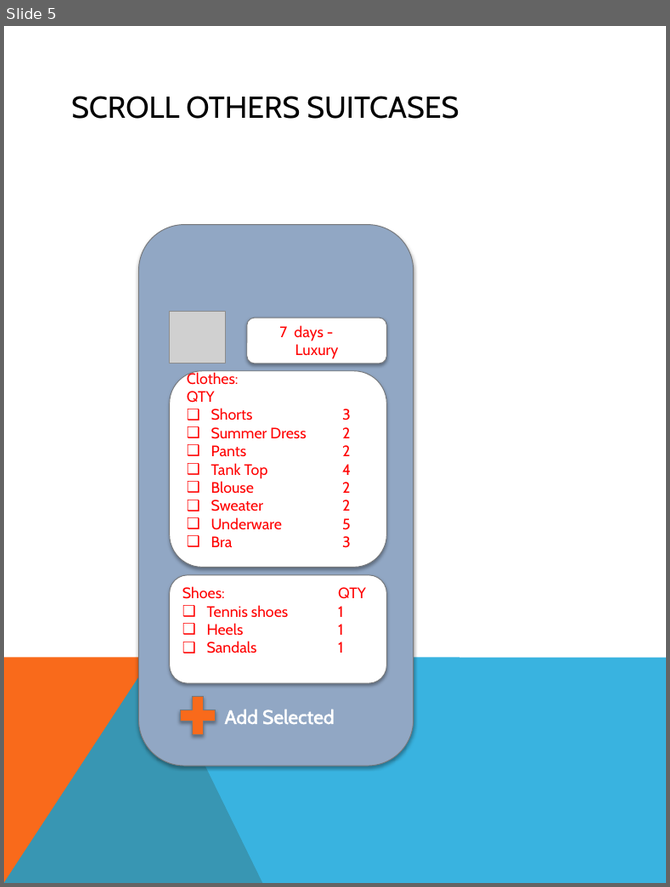
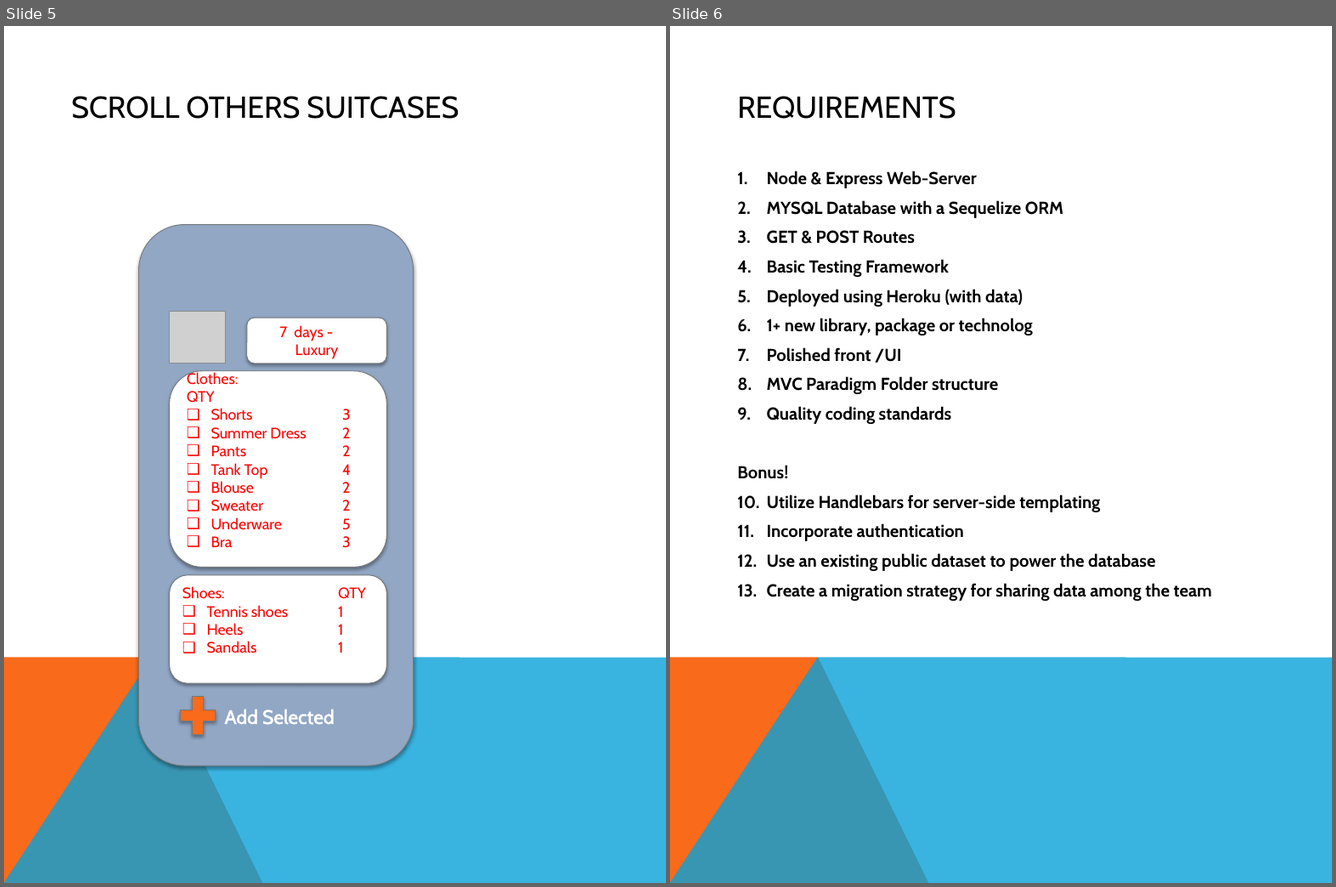
Before and after one commit to v-maxjohnson/Wander-Must, a slide deck: WanderMust_Proposal.pptx. Shown side by side, each under a label of ours: slide 5 before the commit, slides 5 and 6 after it. The pictures are 670x887 and 1336x887 pixels, drawn with LibreOffice and Linux fonts; fonts in the diff are those of the drawing; grey boxes stand for pictures; background and template pictures are left out. Boxes give left, top, right and bottom in pixels: in the first picture for what was removed or moved away, otherwise in the second. Text is boxed around its words. In the diff, an @@ line names an element or a change of style, - is before the commit and + after.

```diff
--- a/WanderMust_Proposal.pptx
+++ b/WanderMust_Proposal.pptx
@@ slide 6 added at [670,26,1332,883], background #FFFFFF; not listed: 2 template elements that a slide beside it also shows @@
@@ title added at [737,96,956,119], 28 pt, text #000000 @@
+REQUIREMENTS
@@ text added at [737,170,1212,601], 16 pt, text #000000, bold @@
+1. Node & Express Web-Server
+2. MYSQL Database with a Sequelize ORM
+3. GET & POST Routes
+4. Basic Testing Framework
+5. Deployed using Heroku (with data)
+6. 1+ new library, package or technolog
+7. Polished front /UI
+8. MVC Paradigm Folder structure
+9. Quality coding standards
+Bonus!
+1. Utilize Handlebars for server-side templating
+2. Incorporate authentication
+3. Use an existing public dataset to power the database
+4. Create a migration strategy for sharing data among the team
```
Also in this commit, not shown: 3 other slides added, 5 other files.
